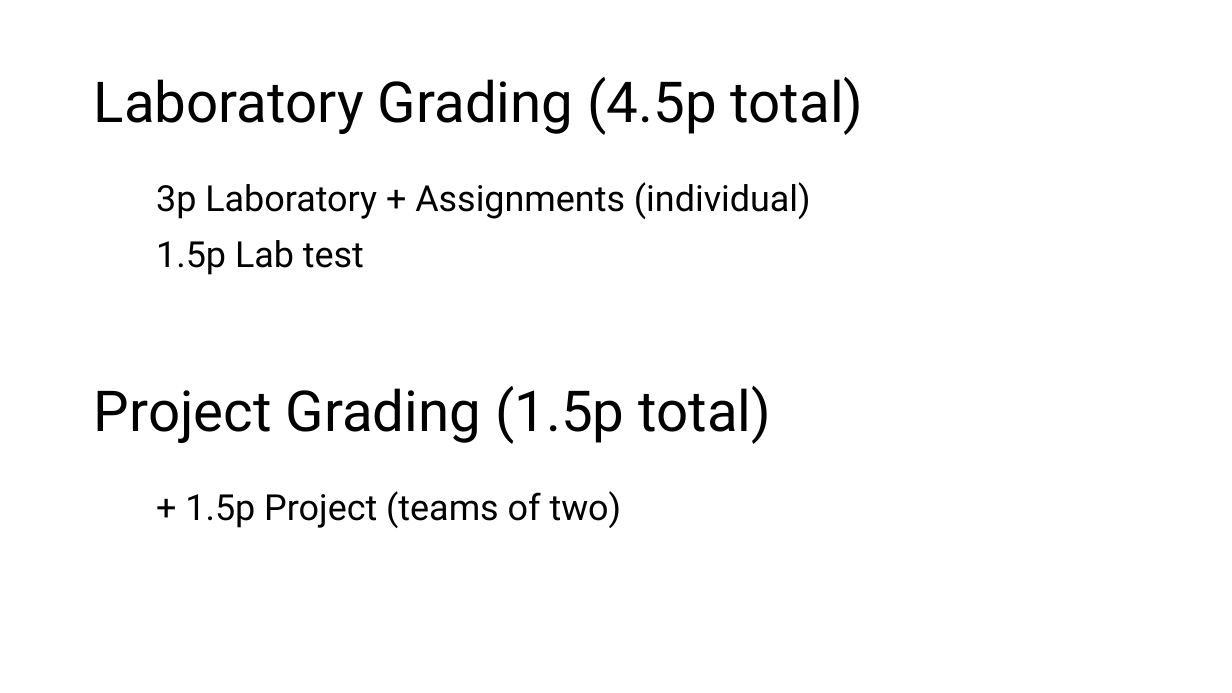
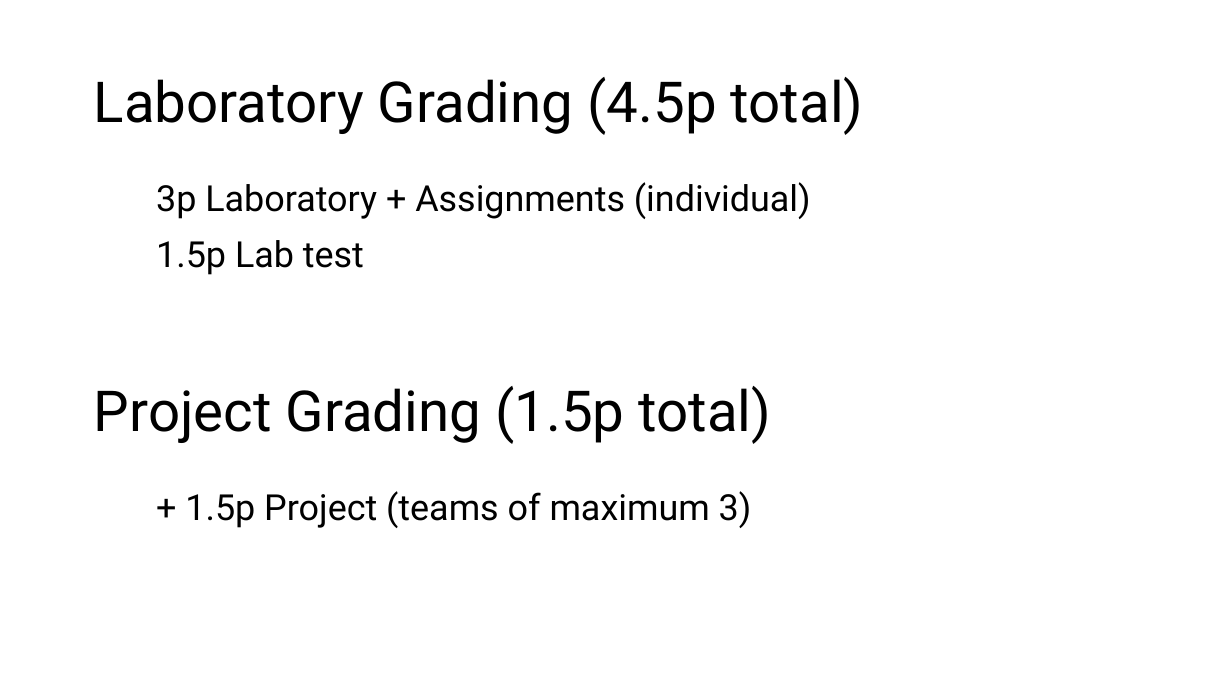
Before and after one commit to rusudinu/mobile-and-embedded-computing, a slide deck: slide 3 of labs/Mobile-and-Embedded-Lab1.pptx. Drawn at 1232x693 pixels with LibreOffice and Linux fonts; fonts in the diff are those of the drawing. Boxes give left, top, right and bottom in pixels: in the first picture for what was removed or moved away, otherwise in the second. Text is boxed around its words. In the diff, an @@ line names an element or a change of style, - is before the commit and + after.

Commit message:
lab1 + lecture teams update

```diff
--- a/labs/Mobile-and-Embedded-Lab1.pptx
+++ b/labs/Mobile-and-Embedded-Lab1.pptx
@@ text at [185, 491, 752, 528]: text changed @@
-  + 1.5p Project (teams of two)
+  + 1.5p Project (teams of maximum 3)
```
Also in this commit, not shown: 1 other file.
